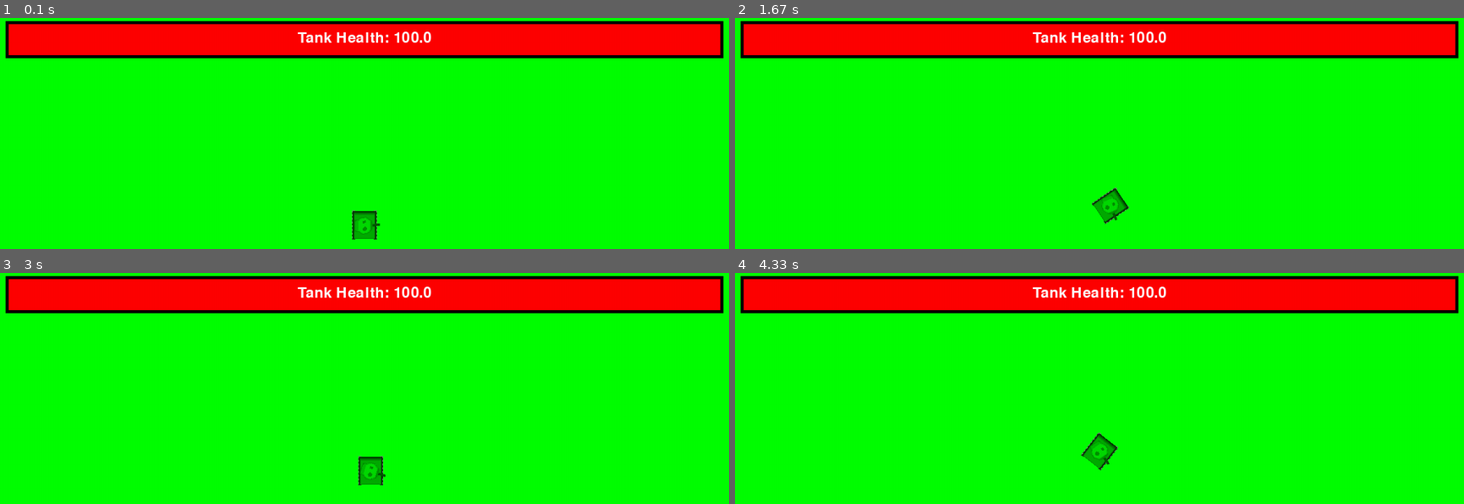
Above: before the commit, frames 1-4 (two rows, left to right).
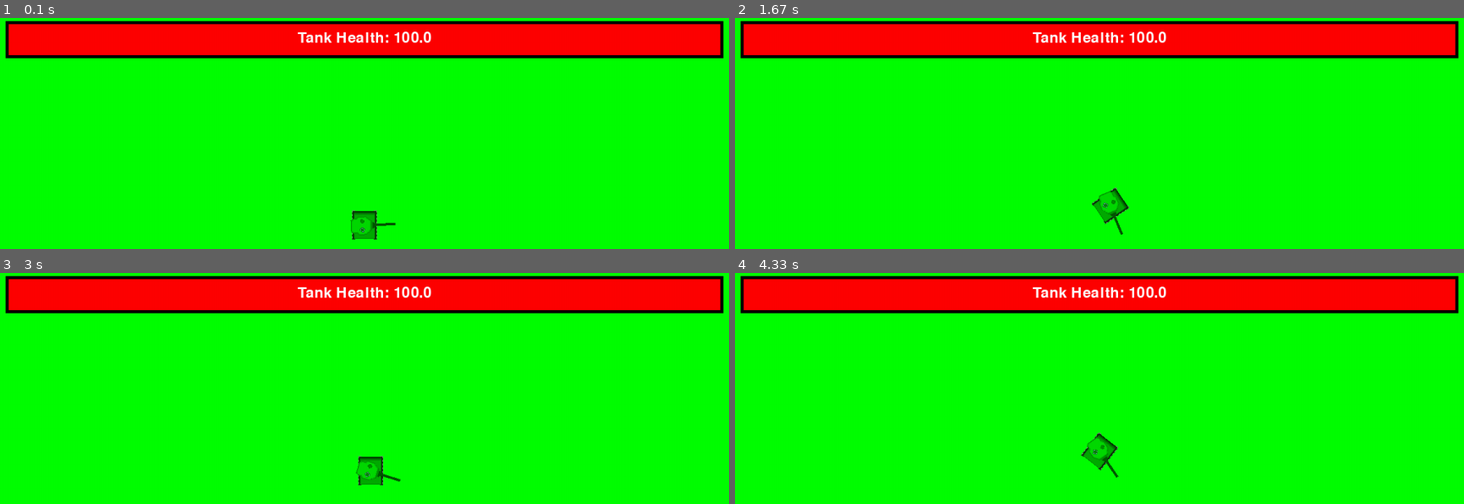
Above: after the commit, the same moments.

Repository: lorenzosharks/pygame_thingamajig
Game: pygame game, started from game.py
Same seed, same stepped clock (60 frames per second), same inputs: the game is played once before the commit and once after it.
Inputs (mouse positions are in pixels of both pictures, inside the frame that each line leads up to):
- Up to frame 1 (0.1 s): no input
- Up to frame 2 (1.67 s): hold D 0.33-0.8 s; move the mouse to (1070, 244) at 0.37 s; hold W 0.83-1.13 s; move the mouse to (1347, 214) at 0.87 s; hold D 1.17-1.63 s; move the mouse to (outside the picture) at 1.2 s
- Up to frame 3 (3 s): hold A 1.67-2.2 s; move the mouse to (182, 483) at 1.7 s; tap 1 at 1.82 s; hold S 2.23-2.53 s; move the mouse to (outside the picture) at 2.27 s; hold A 2.57-2.97 s
- Up to frame 4 (4.33 s): hold W 3-3.37 s; tap 1 at 3.15 s; hold D 3.4-4.03 s; hold S from 4.07 s (still down)

The runs differ from the first frame. In frame 1, 0.1% of the frame differs, in the area x 48-55%, y 86-94%; in frame 2, 0.1%, in the area x 49-54%, y 74-94%; in frame 3, 0.1%; in frame 4, 0.1%.

Commit message:
hell yea

Diff:
--- a/game.py
+++ b/game.py
@@ -10,7 +10,7 @@
 pygame.init()
 
 tank_body = pygame.image.load("tank.png")  # Replace "tank.png" with the path to your image
-tank_turret = pygame.image.load("turret.png")  # Replace "turret.png" with the path to your image
+tank_turret = pygame.image.load("turret_larger.png")  # Replace "turret.png" with the path to your image
 shell = pygame.image.load("bullet.png")
 
 # Sizing and coordinates
Binary file added: turret_larger.png
